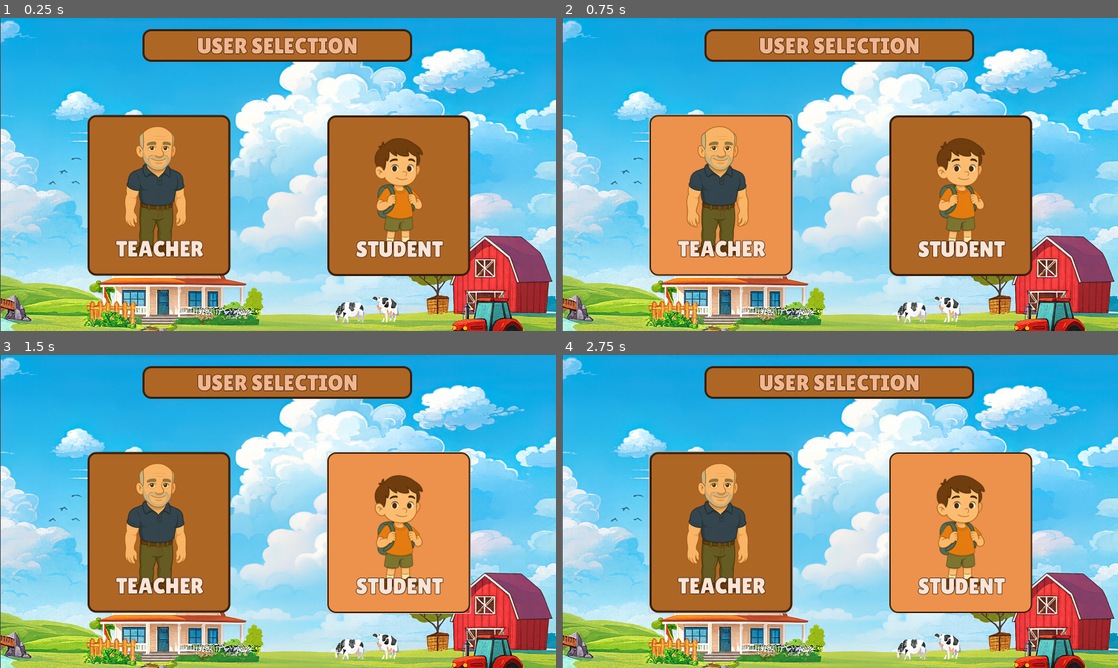
Above: before the commit, frames 1-4 (two rows, left to right).
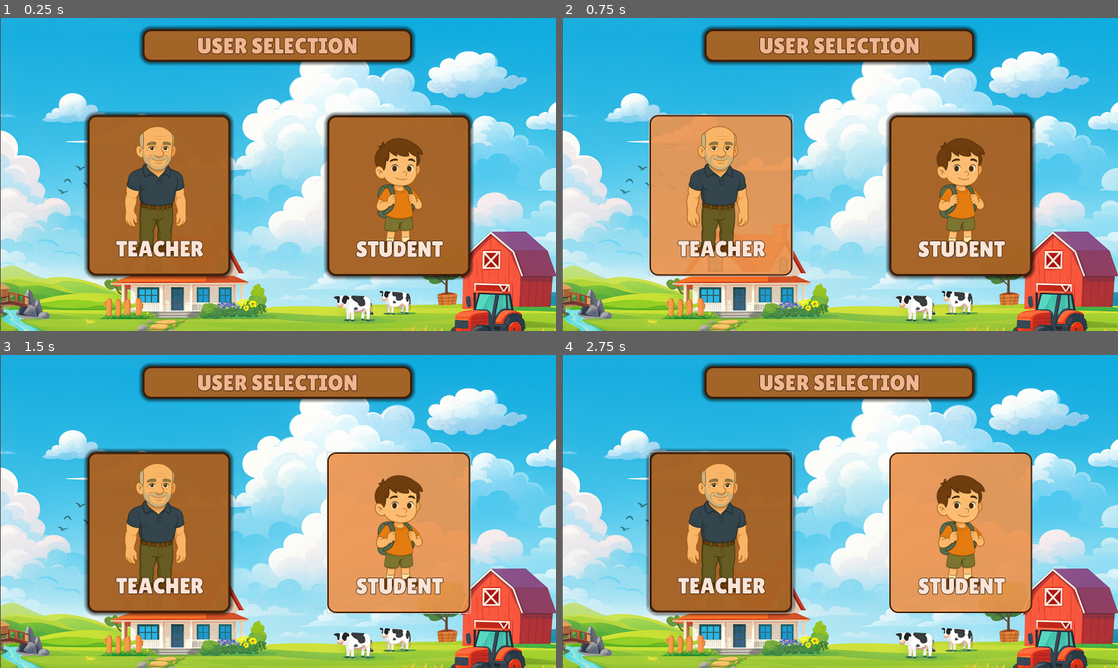
Above: after the commit, the same moments.

Repository: HumaidEbrahim/Arcademia
Game: Godot game, scene res://ui/menu/Start/user_selection.tscn
Same seed, same stepped clock (60 frames per second), same inputs: the game is played once before the commit and once after it.
Inputs:
- Up to frame 1 (0.25 s): no input
- Up to frame 2 (0.75 s): click "TEACHER" at 0.5 s
- Up to frame 3 (1.5 s): click "STUDENT" at 1.25 s
- Up to frame 4 (2.75 s): tap Enter at 2 s; hold Up (ui_up) from 2.03 s (still down); tap A (btn_1) at 2.1 s

The runs differ from the first frame. In frame 1, 32% of the frame differs, in the area x 0-100%, y 0-100%; in frame 2, 31%; in frame 3, 32%; in frame 4, 32%.

Commit message:
Fixes and Teacher Login
Fixed background, started with Teacher Login Screenn

Diff:
--- /dev/null
+++ b/ui/menu/Login/teacher_login.tscn
@@ -0,0 +1,114 @@
+[gd_scene load_steps=4 format=3 uid="uid://dkte4o267nyhj"]
+
+[ext_resource type="Texture2D" uid="uid://dbvf0up20sqop" path="res://assets/IngeUI/Sky.png" id="1_bdfjx"]
+[ext_resource type="FontFile" uid="uid://dxnpu45uo35il" path="res://assets/IngeUI/LilitaOne-Regular.ttf" id="2_shcu3"]
+
+[sub_resource type="StyleBoxFlat" id="StyleBoxFlat_4mloa"]
+bg_color = Color(0.682353, 0.4, 0.145098, 0.933333)
+border_width_left = 6
+border_width_top = 6
+border_width_right = 6
+border_width_bottom = 6
+border_color = Color(0.231373, 0.121569, 0.0392157, 1)
+corner_radius_top_left = 24
+corner_radius_top_right = 24
+corner_radius_bottom_right = 24
+corner_radius_bottom_left = 24
+shadow_size = 12
+
+[node name="TeacherLogin" type="Control"]
+layout_mode = 3
+anchors_preset = 15
+anchor_right = 1.0
+anchor_bottom = 1.0
+grow_horizontal = 2
+grow_vertical = 2
+
+[node name="Background" type="TextureRect" parent="."]
+layout_mode = 1
+anchors_preset = 15
+anchor_right = 1.0
+anchor_bottom = 1.0
+grow_horizontal = 2
+grow_vertical = 2
+texture = ExtResource("1_bdfjx")
+
+[node name="HeaderPanel" type="Panel" parent="Background"]
+custom_minimum_size = Vector2(50, 50)
+layout_mode = 1
+anchors_preset = 5
+anchor_left = 0.5
+anchor_right = 0.5
+offset_left = -388.0
+offset_top = 117.0
+offset_right = 388.0
+offset_bottom = 211.0
+grow_horizontal = 2
+size_flags_vertical = 0
+theme_override_styles/panel = SubResource("StyleBoxFlat_4mloa")
+
+[node name="Label" type="Label" parent="Background/HeaderPanel"]
+layout_mode = 1
+anchors_preset = 8
+anchor_left = 0.5
+anchor_top = 0.5
+anchor_right = 0.5
+anchor_bottom = 0.5
+offset_left = -176.0
+offset_top = -37.5
+offset_right = 176.0
+offset_bottom = 37.5
+grow_horizontal = 2
+grow_vertical = 2
+theme_override_colors/font_color = Color(0.945247, 0.715264, 0.562705, 1)
+theme_override_colors/font_shadow_color = Color(0, 0, 0, 1)
+theme_override_colors/font_outline_color = Color(0.231373, 0.121569, 0.0392157, 1)
+theme_override_constants/outline_size = 6
+theme_override_fonts/font = ExtResource("2_shcu3")
+theme_override_font_sizes/font_size = 64
+text = "TEACHER LOGIN"
+
+[node name="HeaderPanel" type="Panel" parent="."]
+custom_minimum_size = Vector2(50, 50)
+layout_mode = 1
+anchors_preset = 5
+anchor_left = 0.5
+anchor_right = 0.5
+offset_left = -388.0
+offset_top = 234.0
+offset_right = 388.0
+offset_bottom = 755.0
+grow_horizontal = 2
+size_flags_vertical = 0
+theme_override_styles/panel = SubResource("StyleBoxFlat_4mloa")
+
+[node name="Label" type="Label" parent="HeaderPanel"]
+layout_mode = 1
+anchors_preset = 5
+anchor_left = 0.5
+anchor_right = 0.5
+offset_left = -255.0
+offset_top = 60.0
+offset_right = 255.0
+offset_bottom = 135.0
+grow_horizontal = 2
+theme_override_colors/font_color = Color(0.989732, 0.941828, 0.911519, 1)
+theme_override_colors/font_shadow_color = Color(0, 0, 0, 1)
+theme_override_colors/font_outline_color = Color(0.231373, 0.121569, 0.0392157, 1)
+theme_override_constants/outline_size = 6
+theme_override_fonts/font = ExtResource("2_shcu3")
+theme_override_font_sizes/font_size = 64
+text = "ENTER PASSWORD"
+
+[node name="LineEdit" type="LineEdit" parent="HeaderPanel"]
+custom_minimum_size = Vector2(60, 60)
+layout_mode = 0
+offset_left = 261.0
+offset_top = 233.0
+offset_right = 509.0
+offset_bottom = 293.0
+theme_override_colors/selection_color = Color(0, 0, 0, 1)
+theme_override_font_sizes/font_size = 35
+placeholder_text = "PASSWORD"
+alignment = 1
+secret = true
--- a/ui/menu/MainMenu/main_menu.tscn
+++ b/ui/menu/MainMenu/main_menu.tscn
@@ -1,6 +1,6 @@
 [gd_scene load_steps=11 format=3 uid="uid://dq4uh6see762d"]
 
-[ext_resource type="Texture2D" uid="uid://c2ytstxql1yar" path="res://assets/IngeUI/Farm Background.png" id="1_agktw"]
+[ext_resource type="Texture2D" uid="uid://ut3abc034wuw" path="res://assets/IngeUI/Background2.0.png" id="1_agktw"]
 [ext_resource type="FontFile" uid="uid://dxnpu45uo35il" path="res://assets/IngeUI/LilitaOne-Regular.ttf" id="2_fsnij"]
 [ext_resource type="Texture2D" uid="uid://bv8aqm3y8ptdm" path="res://assets/IngeUI/play-3-48.png" id="3_61j2i"]
 [ext_resource type="Texture2D" uid="uid://dca73njn43dkn" path="res://assets/IngeUI/redo-48.png" id="4_8cy6t"]
--- a/ui/menu/Start/user_selection.tscn
+++ b/ui/menu/Start/user_selection.tscn
@@ -1,12 +1,12 @@
 [gd_scene load_steps=7 format=3 uid="uid://v8jrmklnvuvr"]
 
-[ext_resource type="Texture2D" uid="uid://c2ytstxql1yar" path="res://assets/IngeUI/Farm Background.png" id="1_pjyy3"]
+[ext_resource type="Texture2D" uid="uid://ut3abc034wuw" path="res://assets/IngeUI/Background2.0.png" id="1_iolb4"]
 [ext_resource type="FontFile" uid="uid://dxnpu45uo35il" path="res://assets/IngeUI/LilitaOne-Regular.ttf" id="2_ffrsd"]
 [ext_resource type="Texture2D" uid="uid://30s45pv2abeo" path="res://assets/IngeUI/Teacher.png" id="2_iolb4"]
 [ext_resource type="Texture2D" uid="uid://d0amvscg1suk" path="res://assets/IngeUI/Student.png" id="4_3n2c1"]
 
 [sub_resource type="StyleBoxFlat" id="StyleBoxFlat_ffrsd"]
-bg_color = Color(0.92549, 0.572549, 0.298039, 1)
+bg_color = Color(0.92549, 0.572549, 0.298039, 0.905882)
 border_width_left = 4
 border_width_top = 4
 border_width_right = 4
@@ -18,7 +18,7 @@
 corner_radius_bottom_left = 24
 
 [sub_resource type="StyleBoxFlat" id="StyleBoxFlat_l03oh"]
-bg_color = Color(0.682353, 0.4, 0.145098, 1)
+bg_color = Color(0.682353, 0.4, 0.145098, 0.933333)
 border_width_left = 6
 border_width_top = 6
 border_width_right = 6
@@ -28,6 +28,7 @@
 corner_radius_top_right = 24
 corner_radius_bottom_right = 24
 corner_radius_bottom_left = 24
+shadow_size = 12
 
 [node name="UserSelection" type="Control"]
 layout_mode = 3
@@ -48,7 +49,7 @@
 offset_bottom = 122.0
 grow_horizontal = 2
 grow_vertical = 2
-texture = ExtResource("1_pjyy3")
+texture = ExtResource("1_iolb4")
 
 [node name="Teacher" type="Button" parent="Background"]
 layout_mode = 1
Binary file added: assets/IngeUI/Background2.0.png
Not shown, added: assets/IngeUI/Background2.0.png.import
Binary file added: assets/IngeUI/Sky.png
Not shown, added: assets/IngeUI/Sky.png.import
